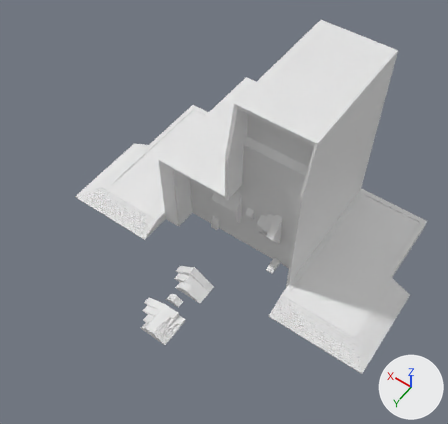
What one commit did to the Blender file Assets/Art/Headlands/Test/playercontroller.blend.
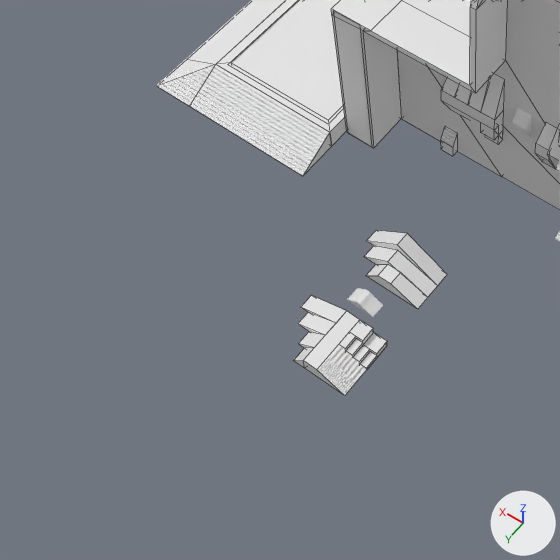
Each version is shown whole from a 50 mm lens placed at (-28.2, 29.1, 68.9), pointed at (-2.5, -6.9, 12.3), then close up on the part from 0% to 60% of the width and 37% to 100% of the height. Lighting does not change. The marker at lower right points along +X, +Y and +Z. The close-ups show mesh edges as thin lines.
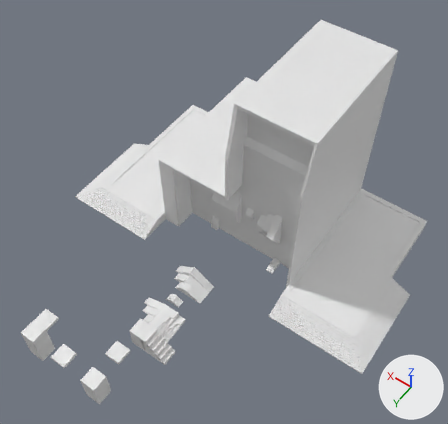
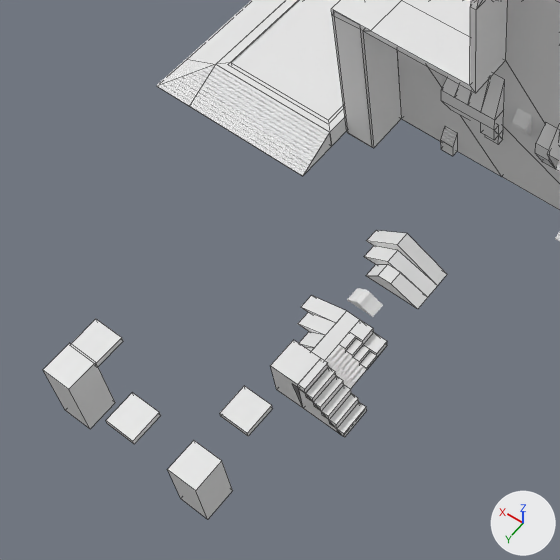
Changed parts and their boxes [x1, y1, x2, y2] in the close-ups (560 x 560 px):
```json
{"object": "Cube.046", "change": "added", "after": [43, 343, 115, 429]}
{"object": "Cube.045", "change": "added", "after": [168, 440, 233, 519]}
{"object": "Cube.049", "change": "added", "after": [298, 358, 367, 437]}
{"object": "Cube.044", "change": "added", "after": [270, 340, 320, 408]}
{"object": "Cube.047", "change": "added", "after": [106, 393, 161, 444]}
{"object": "Cube.048", "change": "added", "after": [220, 386, 273, 436]}
{"object": "Cube.051", "change": "added", "after": [71, 319, 123, 367]}
{"object": "Cube.050", "change": "added", "after": [293, 367, 341, 434]}
```

Scene script edits in JSON lines:
```json
{"op": "add", "block": "me_cube_039", "code": ["me_cube_039 = bpy.data.meshes.new('Cube.039')", "me_cube_039.from_pydata(...)  # a box spanning x -1.0..1.0, y -1.0..1.0, z 0.0..0.41", "me_cube_039.materials.append(mat_material)  # white #e7e7e7"]}
{"op": "add", "block": "me_cube_038", "code": ["me_cube_038 = bpy.data.meshes.new('Cube.038')", "me_cube_038.from_pydata([(-3.47, -1.0, 0.0), (-1.06, -1.0, 2.52), (-3.47, 1.0, 0.0), (-1.06, 1.0, 2.52), (-0.54, -1.0, 0.0), (-0.06, -1.0, 2.52), (-0.54, 1.0, 0.0), (-0.06, 1.0, 2.52)], [], [(0, 1, 3, 2), (2, 3, 7, 6), (6, 7, 5, 4), (4, 5, 1, 0), (2, 6, 4, 0), (7, 3, 1, 5)])", "me_cube_038.materials.append(mat_material)  # white #e7e7e7"]}
{"op": "add", "block": "me_cube_037", "code": ["me_cube_037 = bpy.data.meshes.new('Cube.037')", "me_cube_037.from_pydata(...)  # a box spanning x 0.0..0.51, y -2.0..0.0, z 0.0..0.5", "me_cube_037.materials.append(mat_material)  # white #e7e7e7"]}
{"op": "add", "block": "me_cube_033", "code": ["me_cube_033 = bpy.data.meshes.new('Cube.033')", "me_cube_033.from_pydata(...)  # a box spanning x -1.0..1.0, y -1.0..1.0, z 0.0..5.0", "me_cube_033.materials.append(mat_material)  # white #e7e7e7"]}
{"op": "add", "block": "me_cube_032", "code": ["me_cube_032 = bpy.data.meshes.new('Cube.032')", "me_cube_032.from_pydata(...)  # a box spanning x -1.0..1.0, y -1.0..1.0, z 0.0..4.0", "me_cube_032.materials.append(mat_material)  # white #e7e7e7"]}
{"op": "add", "block": "me_cube_031", "code": ["me_cube_031 = bpy.data.meshes.new('Cube.031')", "me_cube_031.from_pydata(...)  # a box spanning x -1.0..1.0, y -1.0..1.0, z 0.0..3.0", "me_cube_031.materials.append(mat_material)  # white #e7e7e7"]}
{"op": "add", "block": "ob_cube_051", "code": ["ob_cube_051 = bpy.data.objects.new('Cube.051', me_cube_039)", "ob_cube_051.location = (8.41, 13.08, 4.52)"]}
{"op": "add", "block": "ob_cube_050", "code": ["ob_cube_050 = bpy.data.objects.new('Cube.050', me_cube_038)", "ob_cube_050.location = (-1.0, 7.0, 0.0)"]}
{"op": "add", "block": "ob_cube_049", "code": ["ob_cube_049 = bpy.data.objects.new('Cube.049', me_cube_037)", "ob_cube_049.location = (-4.58, 8.0, 0.0)", "_m = ob_cube_049.modifiers.new('Array', 'ARRAY')", "_m.count = 6", "_m.fit_length = 1.9", "_m.relative_offset_displace = (1.0, 0.0, 1.0)"]}
{"op": "add", "block": "ob_cube_048", "code": ["ob_cube_048 = bpy.data.objects.new('Cube.048', me_cube_039.copy())", "ob_cube_048.location = (-0.35, 10.9, 3.0)"]}
{"op": "add", "block": "ob_cube_047", "code": ["ob_cube_047 = bpy.data.objects.new('Cube.047', me_cube_039.copy())", "ob_cube_047.location = (3.86, 15.0, 4.0)"]}
{"op": "add", "block": "ob_cube_046", "code": ["ob_cube_046 = bpy.data.objects.new('Cube.046', me_cube_033)", "ob_cube_046.location = (8.46, 15.0, 0.0)"]}
{"op": "add", "block": "ob_cube_045", "code": ["ob_cube_045 = bpy.data.objects.new('Cube.045', me_cube_032)", "ob_cube_045.location = (-0.54, 15.0, 0.0)"]}
{"op": "add", "block": "ob_cube_044", "code": ["ob_cube_044 = bpy.data.objects.new('Cube.044', me_cube_031)", "ob_cube_044.location = (-0.54, 7.0, 0.0)"]}
```
